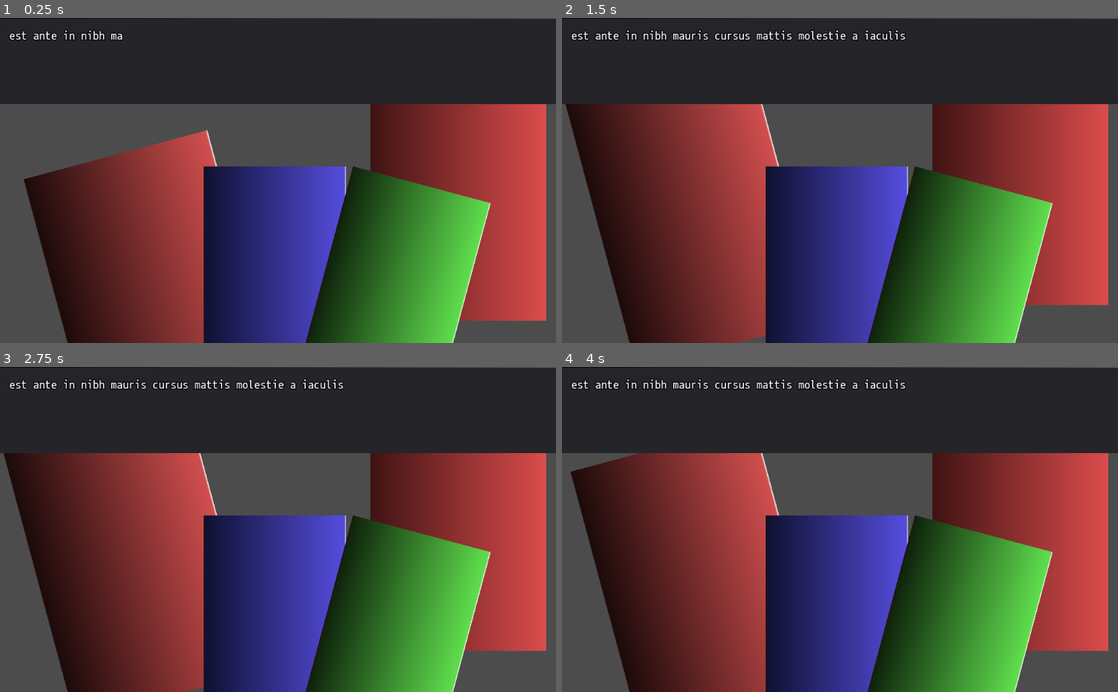
Above: before the commit, frames 1-4 (two rows, left to right).
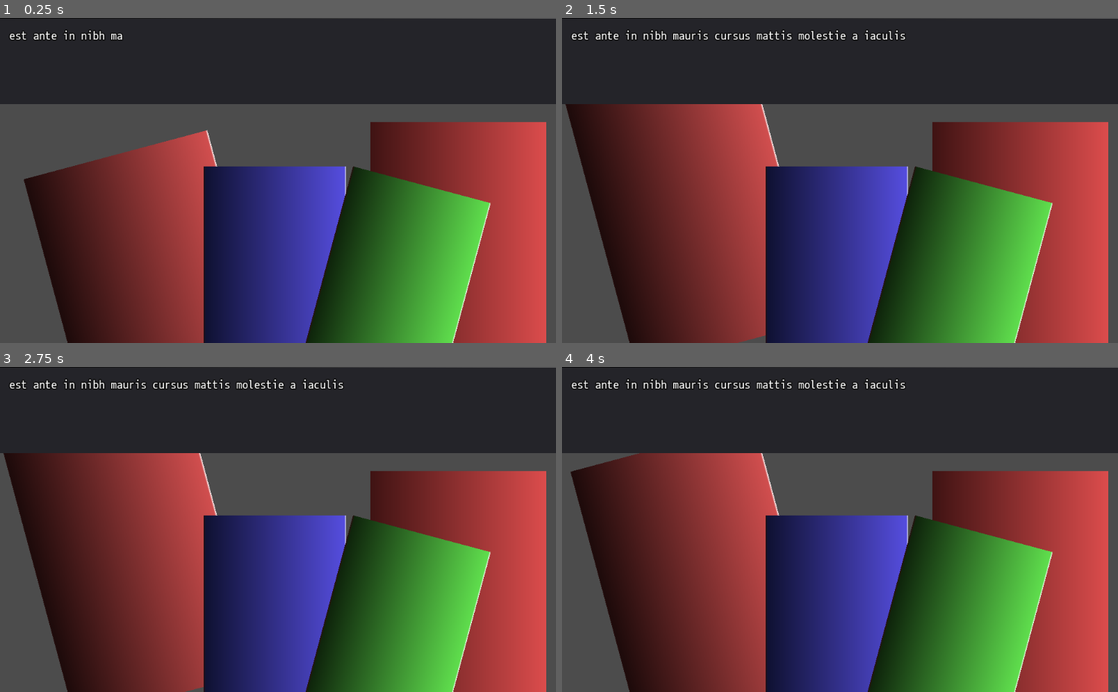
Above: after the commit, the same moments.

Repository: TomeSprout/slice-of-dice
Game: Godot game, scene res://src/stages/Level1.tscn
Same seed, same stepped clock (60 frames per second), same inputs: the game is played once before the commit and once after it.
Inputs (mouse positions are in pixels of both pictures, inside the frame that each line leads up to):
- Up to frame 1 (0.25 s): no input
- Up to frame 2 (1.5 s): move the mouse to (1017, 183) at 0.52 s; hold Up (ui_up) 0.53-1.28 s; move the mouse to (695, 213) at 1.27 s; hold Down (ui_down) from 1.28 s (still down)
- Up to frame 3 (2.75 s): tap Enter at 2 s; move the mouse to (333, 458) at 2.02 s; release Down (ui_down) at 2.03 s; hold Up (ui_up) from 2.03 s (still down)
- Up to frame 4 (4 s): move the mouse to (812, 594) at 2.77 s; move the mouse to (1006, 578) at 3.52 s; release Up (ui_up) at 3.53 s; hold Down (ui_down) from 3.53 s (still down)

The runs differ from the first frame. In frame 1, 2.9% of the frame differs, in the area x 66-99%, y 26-100%; in frame 2, 3.6%; in frame 3, 3.8%; in frame 4, 3.8%.

Commit message:
Update script
Fix loop of card hover animation due to func: sound_play() issue

Diff:
--- a/src/cards/hand_card.gd
+++ b/src/cards/hand_card.gd
@@ -13,7 +13,8 @@
 
 
 func _process(_delta: float) -> void:
-	play_sounds()
+#	play_sounds()
+	pass
 #	snd_HandlePlayingCard.play(0.0)
 
 
